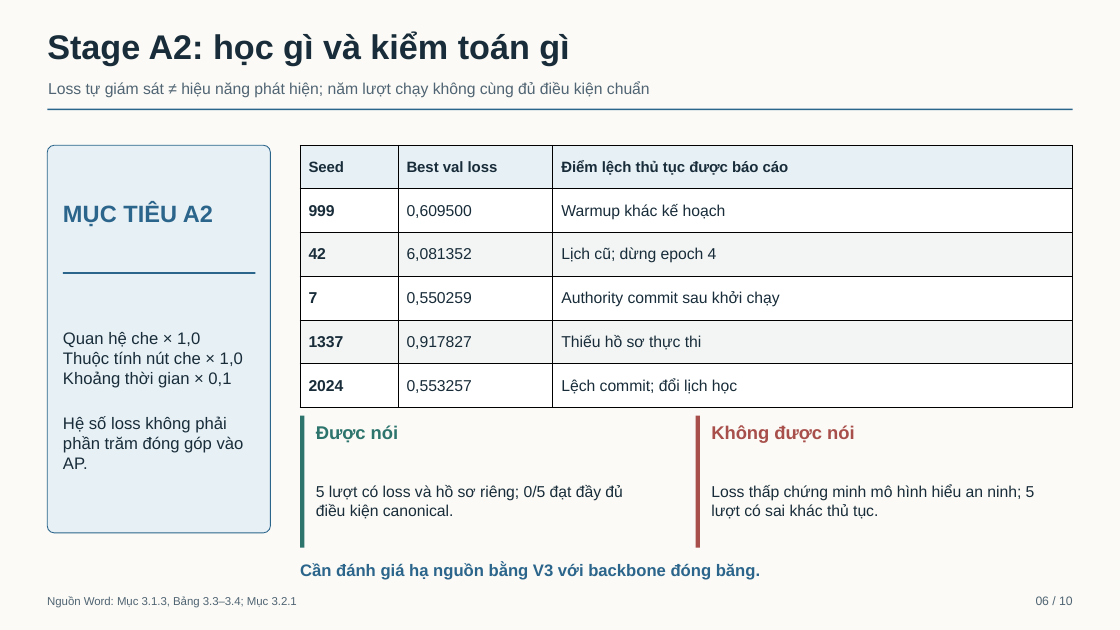
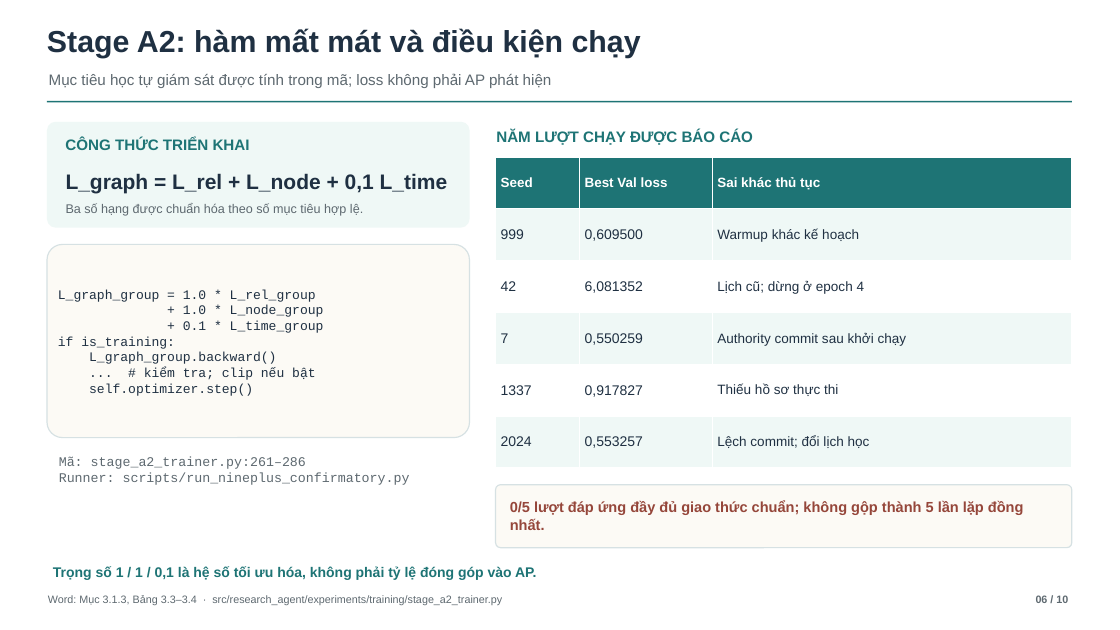
Before and after one commit to Minhlike/chuyen-de-chuyen-sau, a slide deck: slide 6 of bao-ve/Bao-cao-chuyen-de-10-slide-v4.pptx. Drawn at 1120x630 pixels with LibreOffice and Linux fonts; fonts in the diff are those of the drawing. Boxes give left, top, right and bottom in pixels: in the first picture for what was removed or moved away, otherwise in the second. Text is boxed around its words. In the diff, an @@ line names an element or a change of style, - is before the commit and + after.

```diff
--- a/bao-ve/Bao-cao-chuyen-de-10-slide-v4.pptx
+++ b/bao-ve/Bao-cao-chuyen-de-10-slide-v4.pptx
@@ background #FBFAF6 to #FFFFFF @@
@@ text at (47, 28, 641, 58): text changed; size 13.5 to 26 pt; text colour #506473 to #1F3042; bold on @@
-Loss tự giám sát ≠ hiệu năng phát hiện; năm lượt chạy không cùng đủ điều kiện chuẩn
+Stage A2: hàm mất mát và điều kiện chạy
@@ text removed at (47, 31, 569, 65) @@
-Stage A2: học gì và kiểm toán gì
@@ text added at (49, 73, 552, 88), 13 pt, text #5E6970 @@
+Mục tiêu học tự giám sát được tính trong mã; loss không phải AP phát hiện
@@ rectangle: place and size @@
-rectangle at (47, 108, 1073, 110)
+rectangle at (47, 101, 1072, 103)
@@ rectangle at (47, 101, 1072, 103): fill #2B658B to #1E7475 @@
@@ rounded rectangle removed at (47, 145, 271, 533) @@
@@ rounded rectangle added at (47, 122, 470, 228), fill #EFF8F6 @@
@@ text added at (65, 138, 250, 150), 13 pt, text #1E7475, bold @@
+CÔNG THỨC TRIỂN KHAI
@@ text added at (496, 130, 753, 145), 13 pt, text #1E7475, bold @@
+NĂM LƯỢT CHẠY ĐƯỢC BÁO CÁO
@@ text at (66, 173, 448, 193): text changed; size 14.2 to 18 pt; text colour #182C39 to #1F3042; bold on @@
-Quan hệ che × 1,0
-Thuộc tính nút che × 1,0
-Khoảng thời gian × 0,1
-Hệ số loss không phải phần trăm đóng góp vào AP.
+L_graph = L_rel + L_node + 0,1 L_time
@@ table at (496, 157, 1072, 468) @@
-row 1, column 2: Best val loss
+row 1, column 2: Best Val loss
-row 1, column 3: Điểm lệch thủ tục được báo cáo
+row 1, column 3: Sai khác thủ tục
-row 3, column 3: Lịch cũ; dừng epoch 4
+row 3, column 3: Lịch cũ; dừng ở epoch 4
@@ fill #E7F0F5 to #1E7475 in row 1 @@
@@ fill #FFFFFF to #EFF8F6 in 9 cells @@
@@ fill #F2F5F4 to #FFFFFF in 6 cells @@
@@ size 12.8 to 11.5 pt, text colour #182C39 to #FFFFFF in "Seed" @@
@@ size 13.5 to 12 pt in "999", "0,609500", "42", "6,081352" and 6 more places @@
@@ text colour #182C39 to #1F3042 in "999", "0,609500", "Warmup khác kế hoạch", "42" and 10 more places @@
@@ bold off in "999", "42", "7", "1337" and 1 more places @@
@@ size 13.5 to 11.6 pt in "Warmup khác kế hoạch", "Authority commit sau khởi chạy", "Thiếu hồ sơ thực thi", "Lệch commit; đổi lịch học" @@
@@ borders changed @@
@@ table: place and size @@
-table at (300, 145, 1073, 408)
+table at (496, 157, 1072, 468)
@@ text removed at (63, 203, 213, 227) @@
-MỤC TIÊU A2
@@ text added at (66, 203, 363, 216), 10.8 pt, text #5E6970 @@
+Ba số hạng được chuẩn hóa theo số mục tiêu hợp lệ.
@@ rounded rectangle added at (47, 245, 470, 438), fill #FCFAF5, outline #D6E1E3 1 pt @@
@@ text added at (58, 289, 324, 396), 11.2 pt, text #1F3042 @@
+L_graph_group = 1.0 * L_rel_group
++ 1.0 * L_node_group
++ 0.1 * L_time_group
+if is_training:
+L_graph_group.backward()
+... # kiểm tra; clip nếu bật
+self.optimizer.step()
@@ rectangle removed at (63, 272, 255, 274) @@
@@ rectangle removed at (300, 416, 304, 548) @@
@@ rectangle removed at (696, 416, 700, 548) @@
@@ text removed at (316, 425, 399, 443) @@
-Được nói
@@ text removed at (711, 425, 855, 443) @@
-Không được nói
@@ text added at (59, 456, 410, 485), 11.4 pt, text #5E6970 @@
+Mã: stage_a2_trainer.py:261–286
+Runner: scripts/run_nineplus_confirmatory.py
@@ text removed at (316, 485, 622, 519) @@
-5 lượt có loss và hồ sơ riêng; 0/5 đạt đầy đủ điều kiện canonical.
@@ rounded rectangle added at (496, 485, 1072, 548), fill #FCFAF5, outline #D6E1E3 1 pt @@
@@ text at (510, 501, 1024, 530): text changed; size 14.2 to 12.5 pt; text colour #2B658B to #95463A @@
-Cần đánh giá hạ nguồn bằng V3 với backbone đóng băng.
+0/5 lượt đáp ứng đầy đủ giao thức chuẩn; không gộp thành 5 lần lặp đồng nhất.
@@ text removed at (711, 484, 1035, 519) @@
-Loss thấp chứng minh mô hình hiểu an ninh; 5 lượt có sai khác thủ tục.
@@ text added at (53, 566, 537, 580), 12 pt, text #1E7475, bold @@
+Trọng số 1 / 1 / 0,1 là hệ số tối ưu hóa, không phải tỷ lệ đóng góp vào AP.
@@ text at (48, 595, 502, 605): text changed; size 9.8 to 9.2 pt; text colour #506473 to #5E6970 @@
-Nguồn Word: Mục 3.1.3, Bảng 3.3–3.4; Mục 3.2.1
+Word: Mục 3.1.3, Bảng 3.3–3.4 · src/research_agent/experiments/training/stage_a2_trainer.py
@@ text "06 / 10" at (1036, 595, 1068, 603): size 10.5 to 9.2 pt, text colour #506473 to #5E6970, bold on @@
```
Also in this commit, not shown: 5 other slides changed, 2 slides added, 2 slides removed, 5 other files.
